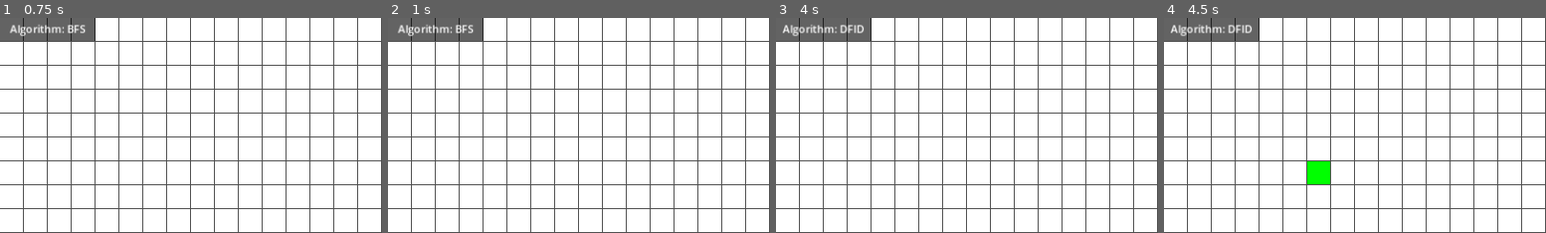
Above: before the commit, frames 1-4 (left to right).
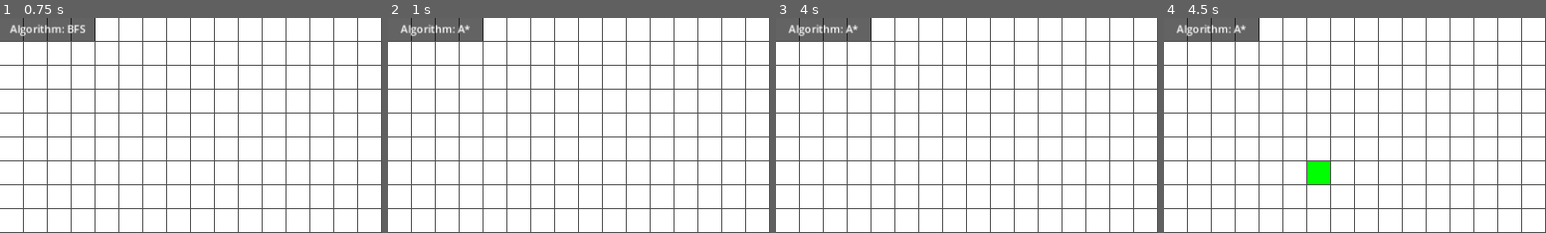
Above: after the commit, the same moments.

Repository: yoel2810/Path-Finding-Algorithm-Visualizer
Game: Godot game, scene res://Scenes/Grid/Grid.tscn
The game is run twice, just before and just after one commit, with the same random seed, the same clock (stepped at 60 frames per second) and the same inputs.
Inputs (mouse positions are % of the whole screen's width and height, from its top left):
- Up to frame 1 (0.75 s): tap Enter at 0.5 s; move the mouse to (72, 45) at 0.52 s; tap Space (turn_on_algorithm) at 0.6 s
- Up to frame 2 (1 s): tap Keypad 4 (change_to_astar, bound only after the commit) at 0.8 s
- Up to frame 3 (4 s): tap Space (turn_on_algorithm) at 1.25, 1.55, 2.75, 3.05 s; move the mouse to (30, 55) at 1.27 s; tap Keypad 4 (change_to_astar, bound only after the commit) at 1.35, 2.3, 3.8 s; tap Enter at 2, 3.5 s; move the mouse to (60, 28) at 2.02 s; tap 1 (change_to_bfs) at 2.1 s; move the mouse to (45, 70) at 2.77 s; tap 3 (change_to_dfid) at 2.85 s; move the mouse to (80, 65) at 3.52 s; hold Right mouse button (place_obstacle) from 3.53 s (still down)
- Up to frame 4 (4.5 s): tap Space (turn_on_algorithm) at 4.25 s; move the mouse to (20, 35) at 4.27 s; release Right mouse button (place_obstacle) at 4.28 s; click (20, 35) at 4.35 s
The pictures show only the part of the screen within x 0-50%, y 0-50%; the shares and areas given below are measured in that part.

Frame 1 is identical in both runs. In frame 2, 0.5% of the frame differs, in the area x 2-23%, y 3-9%; in frame 3, 0.5%, in the area x 1-23%, y 3-9%; in frame 4, 0.5%.

Commit message:
Add A* algorithm support

Diff:
--- a/Scenes/AlgorithmManager/AlgorithmManager.gd
+++ b/Scenes/AlgorithmManager/AlgorithmManager.gd
@@ -1,11 +1,13 @@
 extends Node2D
+
+class_name AlgorithmManager
 
 enum Algorithms { BFS, DFS, DFID, ASTAR, DFBNB }
 const algorithms_paths: Dictionary = {
 	Algorithms.BFS: "res://Scenes/BfsAlgorithm/BfsAlgorithm.tscn",
 	Algorithms.DFS: "",
 	Algorithms.DFID: "res://Scenes/DfidAlgorithm/DfidAlgorithm.tscn",
-	Algorithms.ASTAR: "",
+	Algorithms.ASTAR: "res://Scenes/AstarAlgorithm/AstarAlgorithm.tscn",
 	Algorithms.DFBNB: ""
 }
 const algorithms_names: Dictionary = {
@@ -41,8 +43,8 @@
 	# 	set_algorithm(Algorithms.DFS)
 	elif Input.is_action_just_pressed("change_to_dfid"):
 		set_algorithm(Algorithms.DFID)
-	# elif Input.is_action_just_pressed("change_to_astar"):
-	# 	set_algorithm(Algorithms.ASTAR)
+	elif Input.is_action_just_pressed("change_to_astar"):
+		set_algorithm(Algorithms.ASTAR)
 	# elif Input.is_action_just_pressed("change_to_dfbnb"):
 	# 	set_algorithm(Algorithms.DFBNB)
 
--- /dev/null
+++ b/Scenes/AstarAlgorithm/AstarAlgorithm.gd
@@ -0,0 +1,94 @@
+extends Node2D
+
+
+# A* Search pathfinding algorithm
+func find_path(grid: Grid) -> Array:
+	var start = grid.index_to_coordinate(grid.start_cell_index)
+	var end = grid.index_to_coordinate(grid.end_cell_index)
+
+	var open_set: Array = [start]
+	var closed_set: Array = []
+	var parent: Dictionary = {}
+
+	var g_score: Dictionary = {}
+	var f_score: Dictionary = {}
+
+	g_score[start] = 0
+	f_score[start] = get_heuristic(start, end)
+
+	while open_set.size() > 0:
+		var current_position: Vector2 = get_lowest_f_score(open_set, f_score)
+		if current_position == end:
+			return await reconstruct_path(start, end, parent, grid)
+
+		open_set.erase(current_position)
+		closed_set.push_back(current_position)
+
+		for neighbor in get_neighbors(current_position, grid):
+			if closed_set.find(neighbor) != -1:
+				continue
+
+			var tentative_g_score: float = g_score[current_position] + 1
+			if open_set.find(neighbor) == -1:
+				await get_tree().create_timer(0.01).timeout
+				grid.get_cell_at_coordinate(neighbor).make_visited()
+				open_set.push_back(neighbor)
+			elif tentative_g_score >= g_score[neighbor]:
+				continue
+
+			parent[neighbor] = current_position
+			g_score[neighbor] = tentative_g_score
+			f_score[neighbor] = g_score[neighbor] + get_heuristic(neighbor, end)
+
+	return []
+
+
+func get_heuristic(position: Vector2, end: Vector2) -> float:
+	return abs(position.x - end.x) + abs(position.y - end.y)
+
+
+func get_lowest_f_score(open_set: Array, f_score: Dictionary) -> Vector2:
+	var lowest_f_score: float = 1000000
+	var lowest_f_score_position: Vector2 = Vector2()
+
+	for position in open_set:
+		if f_score[position] < lowest_f_score:
+			lowest_f_score = f_score[position]
+			lowest_f_score_position = position
+
+	return lowest_f_score_position
+
+
+func reconstruct_path(start: Vector2, end: Vector2, parent: Dictionary, grid) -> Array:
+	var path: Array = [end]
+	var current_position: Vector2 = end
+
+	while current_position != start:
+		await get_tree().create_timer(0.01).timeout
+		grid.get_cell_at_coordinate(current_position).make_path()
+		current_position = parent[current_position]
+		path.push_front(current_position)
+
+	return path
+
+
+func get_neighbors(position: Vector2, grid: Grid) -> Array:
+	var neighbors: Array = [
+		position + Vector2(1, 0),
+		position + Vector2(-1, 0),
+		position + Vector2(0, 1),
+		position + Vector2(0, -1)
+	]
+	return neighbors.filter(func(pos: Vector2): return is_valid_neighbor(pos, grid))
+
+
+func is_valid_neighbor(position: Vector2, grid: Grid) -> bool:
+	# Placeholder function to check if a position is a valid neighbor
+	# In a real implementation, you'd have the actual logic based on your grid
+	return (
+		position.x >= 0
+		and position.x < Globals.grid_size.x
+		and position.y >= 0
+		and position.y < Globals.grid_size.y
+		and grid.get_cell_at_coordinate(position).is_obstacle() == false
+	)
--- /dev/null
+++ b/Scenes/AstarAlgorithm/AstarAlgorithm.tscn
@@ -0,0 +1,6 @@
+[gd_scene load_steps=2 format=3 uid="uid://f2woj314os0u"]
+
+[ext_resource type="Script" path="res://Scenes/AstarAlgorithm/AstarAlgorithm.gd" id="1_voqna"]
+
+[node name="AstarAlgorithm" type="Node2D"]
+script = ExtResource("1_voqna")
--- a/project.godot
+++ b/project.godot
@@ -58,6 +58,12 @@
 , Object(InputEventKey,"resource_local_to_scene":false,"resource_name":"","device":-1,"window_id":0,"alt_pressed":false,"shift_pressed":false,"ctrl_pressed":false,"meta_pressed":false,"pressed":false,"keycode":0,"physical_keycode":4194441,"key_label":0,"unicode":51,"echo":false,"script":null)
 ]
 }
+change_to_astar={
+"deadzone": 0.5,
+"events": [Object(InputEventKey,"resource_local_to_scene":false,"resource_name":"","device":-1,"window_id":0,"alt_pressed":false,"shift_pressed":false,"ctrl_pressed":false,"meta_pressed":false,"pressed":false,"keycode":0,"physical_keycode":4194442,"key_label":0,"unicode":52,"echo":false,"script":null)
+, Object(InputEventKey,"resource_local_to_scene":false,"resource_name":"","device":-1,"window_id":0,"alt_pressed":false,"shift_pressed":false,"ctrl_pressed":false,"meta_pressed":false,"pressed":false,"keycode":0,"physical_keycode":52,"key_label":0,"unicode":52,"echo":false,"script":null)
+]
+}
 
 [rendering]
 
